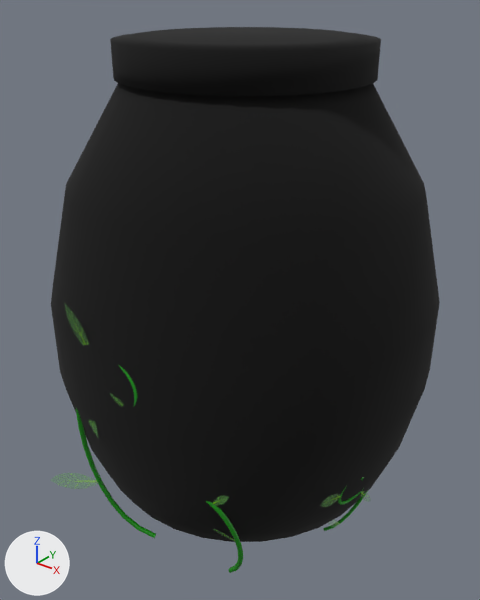
Renders of the FBX model Assets/models/Environment/prefabs/pots/pot with vines.fbx from each side of a commit.
One viewpoint serves both versions: a camera (50 mm lens) standing at (4.73, -6.01, 6.3) and looking at (-0.01, -0.08, 2.62). Every picture has the same lights, and +X, +Y and +Z are marked at lower left. The older version comes first. Where no turn or scale is listed for an object, it has been applied to the vertices. Vertices at exactly the same position are counted once.

The first picture shows 'pot '.
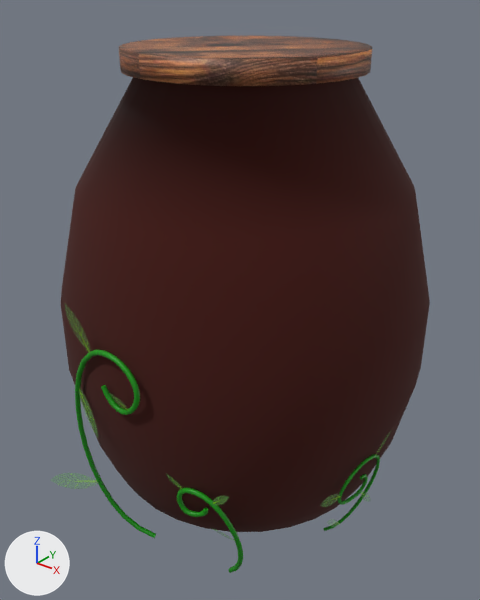
Patch to the scene script:
```diff
--- a/Assets/models/Environment/prefabs/pots/pot with vines.fbx.py
+++ b/Assets/models/Environment/prefabs/pots/pot with vines.fbx.py
@@ me_curlycurve_001 @@
 # used by ob_pot; location = (0.0, 0.0, -0.11)
-me_curlycurve_001.from_pydata(...)  # 2964 vertices, 2825 faces; spans x -2.36..2.36, y -2.48..2.49, z -0.14..5.86
+me_curlycurve_001.from_pydata(...)  # 2608 vertices, 2470 faces; spans x -2.25..2.26, y -2.48..2.49, z -0.14..5.75
+# me_curlycurve_001 part 1: 256 vertices removed from x -2.36..2.36, y -2.36..2.36, z 0.0..4.28
+# me_curlycurve_001 part 2: 96 vertices removed from x -1.43..1.43, y -1.43..1.43, z 5.44..5.86
+# other edits to the shape of me_curlycurve_001 do not show in these pictures
 me_curlycurve_001.materials.append(mat_pot)
 me_curlycurve_001.materials.append(mat_material_001)
-me_curlycurve_001.materials.append(mat_outline)  # black #000000
 me_curlycurve_001.materials.append(mat_drawing)
```

What differs and where, as boxes (x1, y1, x2, y2) in the pictures (480 x 600 px):
'pot ', reshaped
    before: (51, 27, 440, 573)
    after: (57, 36, 430, 573)
part 1 of me_curlycurve_001, deleted (black)
    before: (51, 83, 440, 542)
part 2 of me_curlycurve_001, deleted (black)
    before: (110, 27, 381, 96)
